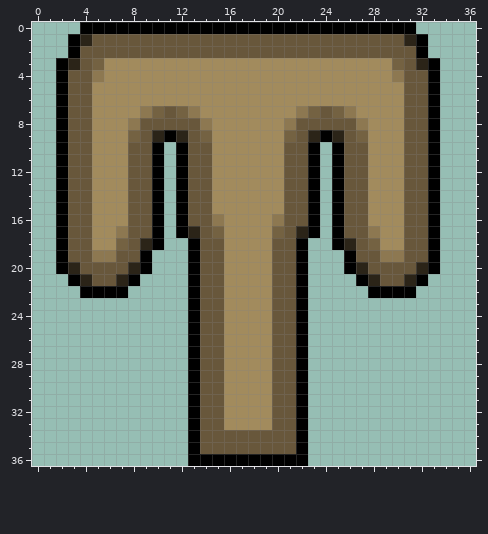
Pixel-art sprite, stored at ui/shell/select_settlement/images/veg_empty.png. The picture above was drawn from the file before the commit.
The file is 37x37 pixels. Colours within 5 levels of each other are drawn and written as one.
Now the later version:
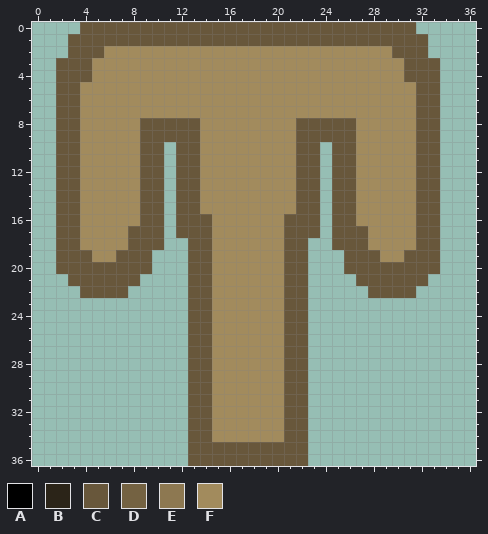
Palette (. is transparent): A #000000  B #2b2418  C #68573b  D #746242  E #8d7851  F #a28b5d
Difference:
The edit turns colour A into colour C in row 0 at x 4 to 31; in rows 1 to 2 at x 3 and 32; in rows 3 to 8 at x 2 and 33; in row 9 at x 2, 11, 24 and 33; in rows 10 to 17 at x 2, 10, 12, 23, 25 and 33; in row 18 at x 2, 10, 13, 22, 25 and 33.
The edit turns colour A into colour C in rows 19 to 20 at x 2, 9, 13, 22, 26 and 33; in row 21 at x 3, 8, 13, 22, 27 and 32; in row 22 at x 4 to 7, 13, 22 and 28 to 31; in rows 23 to 35 at x 13 and 22; in row 36 at x 13 to 22.
The edit turns colour B into colour C in row 1 at x 4 and 31; in row 3 at x 3 and 32; in row 9 at x 10, 12, 23 and 25; in row 17 at x 13 and 22; in row 18 at x 9 and 26; in row 20 at x 3, 8, 27 and 32.
The edit turns colour B into colour C in row 21 at x 4, 7, 28 and 31.
The edit turns colour C into colour F in row 2 at x 6 to 29; in rows 5 to 6 at x 4 and 31; in row 7 at x 4, 11, 24 and 31; in rows 8 to 9 at x 4 and 31; in rows 10 to 15 at x 4, 8, 14, 21, 27 and 31; in row 16 at x 4, 8, 27 and 31.
The edit turns colour C into colour F in row 17 at x 4 and 31; in row 18 at x 4, 15, 20 and 31; in rows 19 to 33 at x 15 and 20; in row 34 at x 15 to 20.
The edit turns colour D into colour F in row 3 at x 5 and 30; in row 7 at x 10, 12, 23 and 25; in row 9 at x 8, 14, 21 and 27; in row 17 at x 15 and 20; in row 18 at x 7 and 28.
The edit turns colour E into colour F in row 4 at x 5 and 30; in row 7 at x 9, 13, 22 and 26; in row 8 at x 8, 14, 21 and 27; in row 16 at x 15 and 20; in row 17 at x 7 and 28; in row 19 at x 5 to 6 and 29 to 30.
Where, in picture pixels (left, top, right, bottom), the same in both pictures:
changed: (56, 22, 440, 466)
